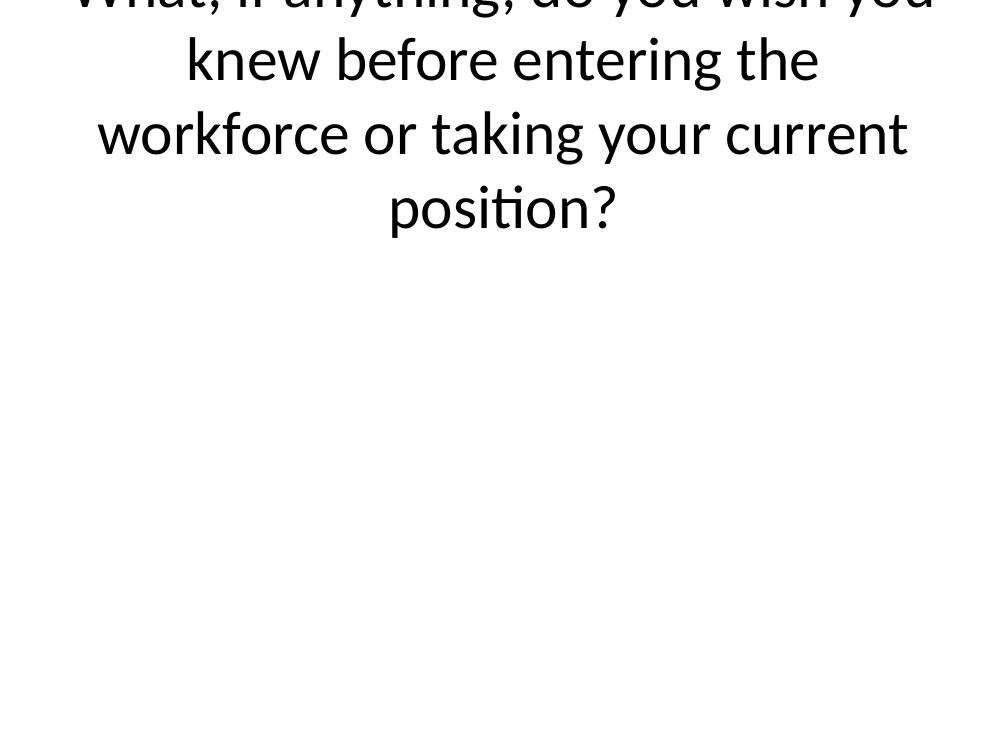
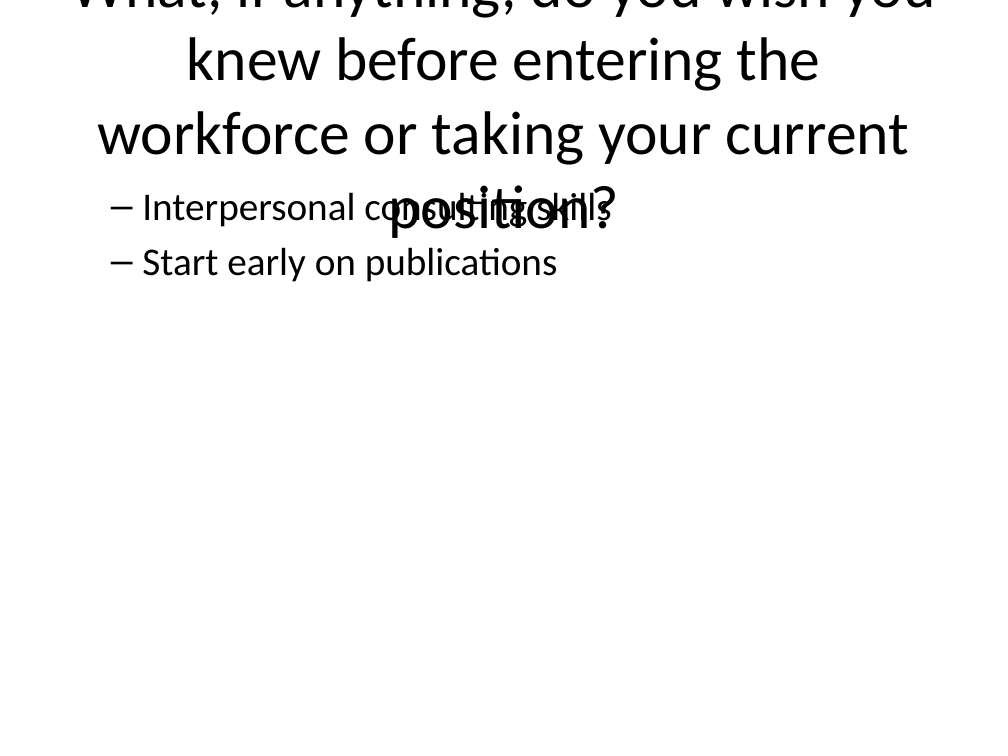
Before and after one commit to pmean/papers-and-presentations, a slide deck: slide 15 of consulting-careers/introduction.pptx. Drawn at 1008x756 pixels with LibreOffice and Linux fonts; fonts in the diff are those of the drawing. Boxes give left, top, right and bottom in pixels: in the first picture for what was removed or moved away, otherwise in the second. Text is boxed around its words. In the diff, an @@ line names an element or a change of style, - is before the commit and + after.

```diff
--- a/consulting-careers/introduction.pptx
+++ b/consulting-careers/introduction.pptx
@@ text added at box(142, 187, 611, 282), 28 pt, text #000000 @@
+  – Interpersonal consulting skills
+  – Start early on publications
```
Also in this commit, not shown: 3 other slides changed, 1 other file.
